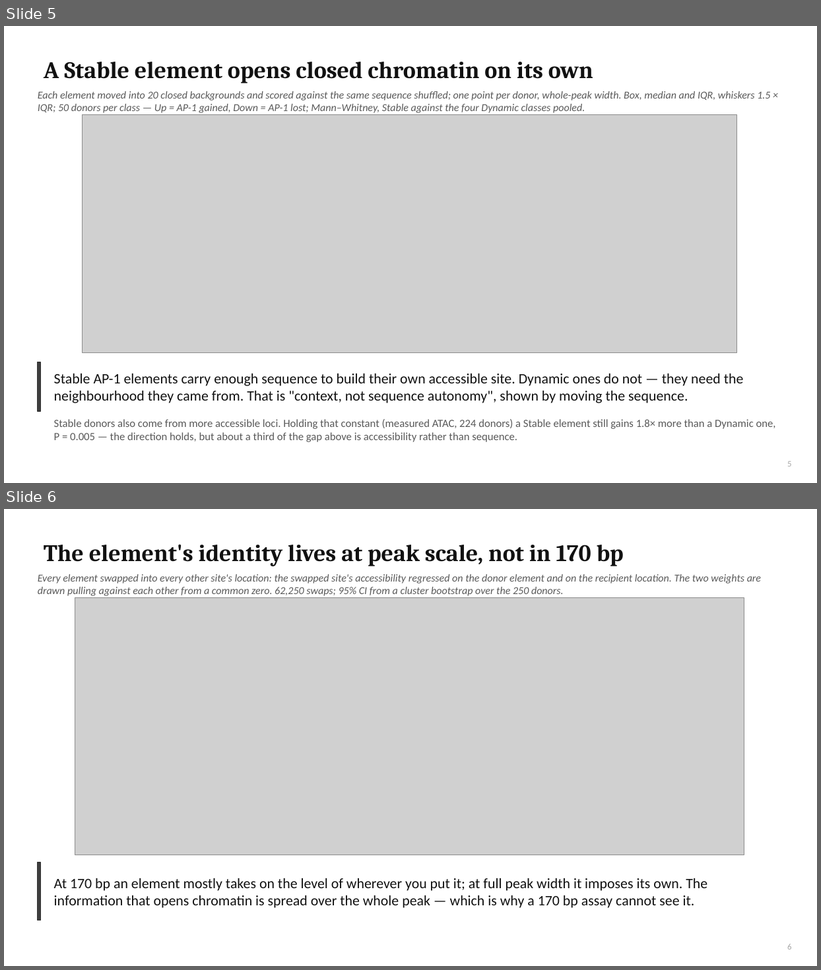
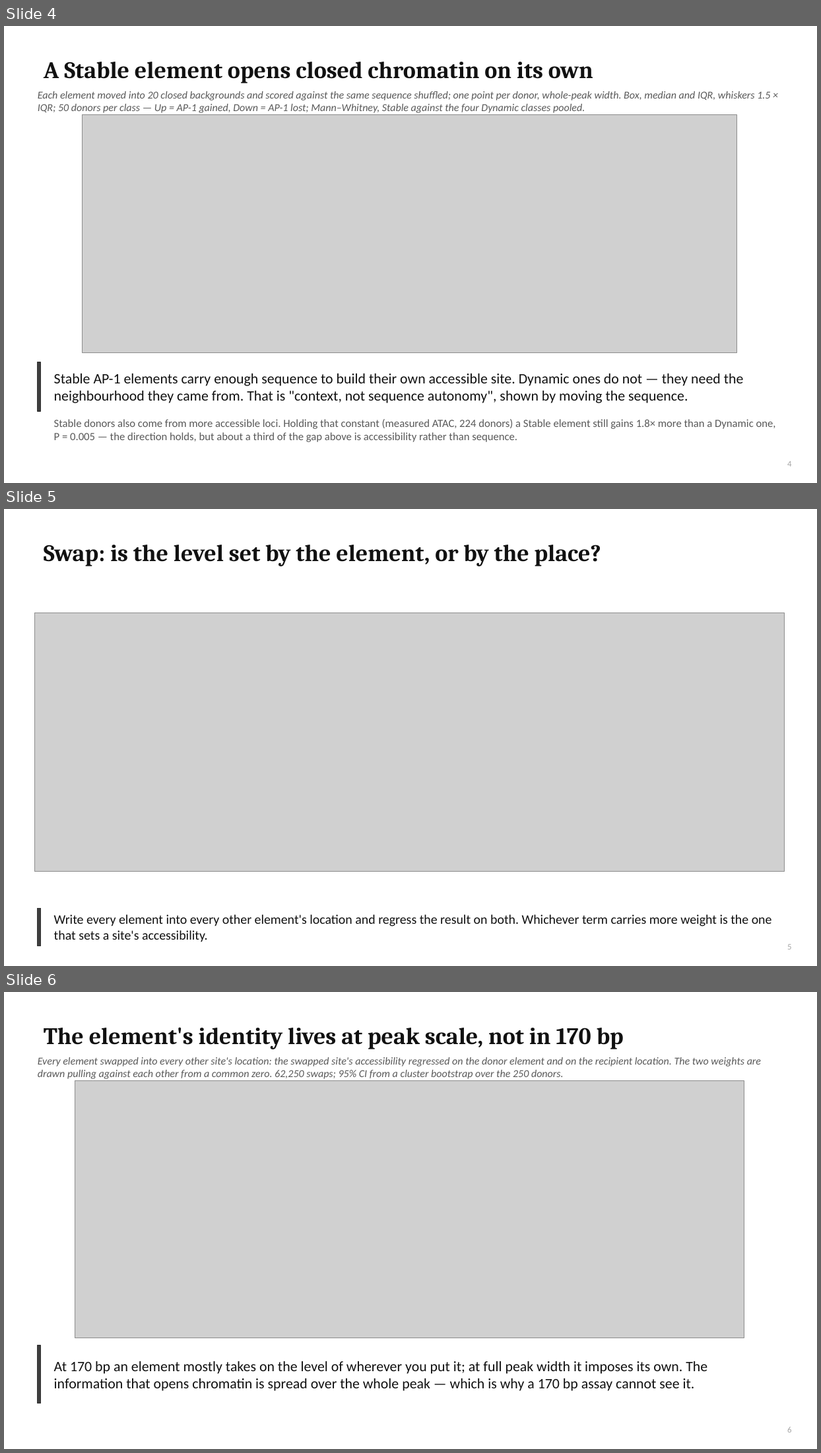
Before and after one commit to cytokine4242/Alpha_Genome_Ap1, a slide deck: Analysis/AP1_fibroblast_lab_meeting.pptx. Shown one above the other, each under a label of ours: slides 5 and 6 before the commit, slides 4, 5 and 6 after it. The pictures are 821x970 and 821x1453 pixels, drawn with LibreOffice and Linux fonts; fonts in the diff are those of the drawing; grey boxes stand for pictures. Boxes give left, top, right and bottom in pixels: in the first picture for what was removed or moved away, otherwise in the second. Text is boxed around its words. In the diff, an @@ line names an element or a change of style, - is before the commit and + after.

```diff
--- a/Analysis/AP1_fibroblast_lab_meeting.pptx
+++ b/Analysis/AP1_fibroblast_lab_meeting.pptx
@@ slide 5 added at bbox=[4, 509, 817, 966], background #FFFFFF @@
@@ title added at bbox=[44, 545, 601, 566], 28 pt, text #111111, bold @@
+Swap: is the level set by the element, or by the place?
@@ picture added at bbox=[34, 613, 785, 872] @@
@@ rectangle added at bbox=[38, 908, 41, 947], fill #3F3F3F, outline #333333 1 pt @@
@@ text added at bbox=[54, 915, 772, 943], 15.5 pt, text #111111 @@
+Write every element into every other element's location and regress the result on both. Whichever term carries more weight is the one that sets a site's accessibility.
@@ page number added at bbox=[787, 945, 791, 950], 10 pt, text #A6A6A6 @@
+5
@@ what was slide 5 is now slide 4 @@
@@ page number at bbox=[787, 462, 791, 467]: text changed @@
-5
+4
```
Also in this commit, not shown: 2 slides changed, 1 other slide added, 17 other files.
